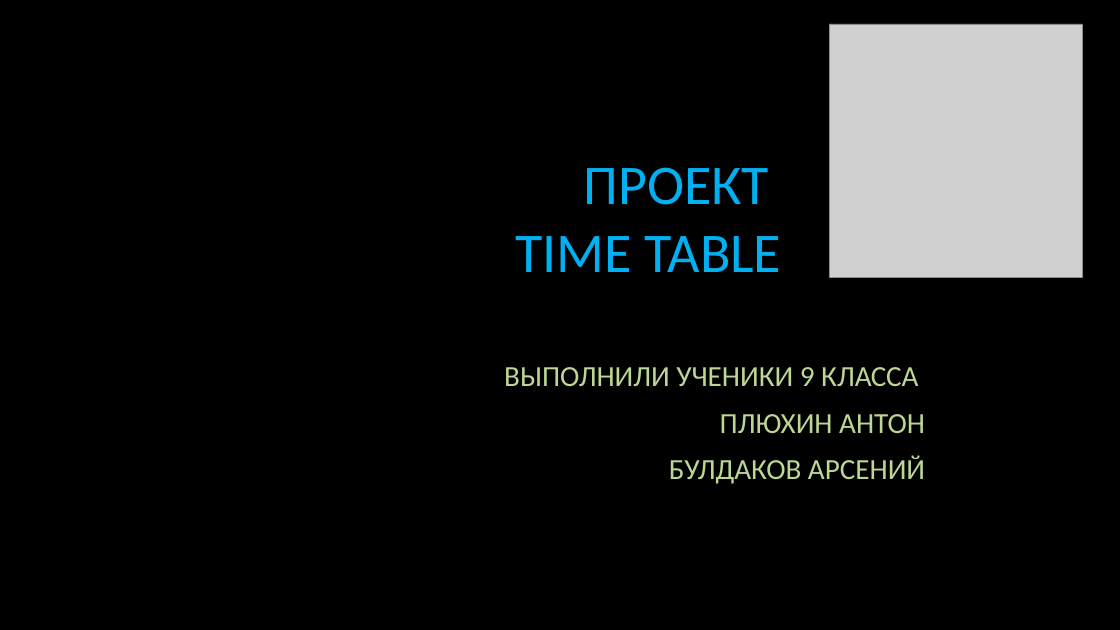
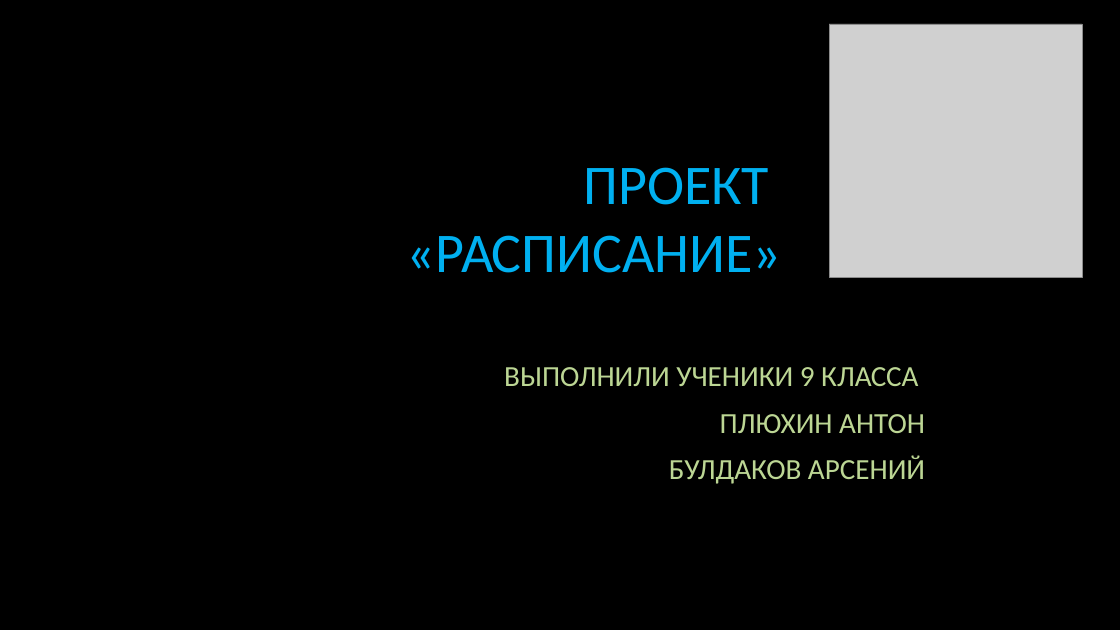
Before and after one commit to Anton-beep/flaskProjectTable, a slide deck: slide 1 of Time_Table.pptx. Drawn at 1120x630 pixels with LibreOffice and Linux fonts; fonts in the diff are those of the drawing; grey boxes stand for pictures; background and template pictures are left out. Boxes give left, top, right and bottom in pixels: in the first picture for what was removed or moved away, otherwise in the second. Text is boxed around its words. In the diff, an @@ line names an element or a change of style, - is before the commit and + after.

```diff
--- a/Time_Table.pptx
+++ b/Time_Table.pptx
@@ title at bbox=[407, 167, 782, 273]: text changed @@
-ПРОЕКТ
-TIME TABLE
+ПРОЕКТ
+«РАСПИСАНИЕ»
```
Also in this commit, not shown: 2 other slides changed, 2 slides added, 1 slide removed, 1 other file.
